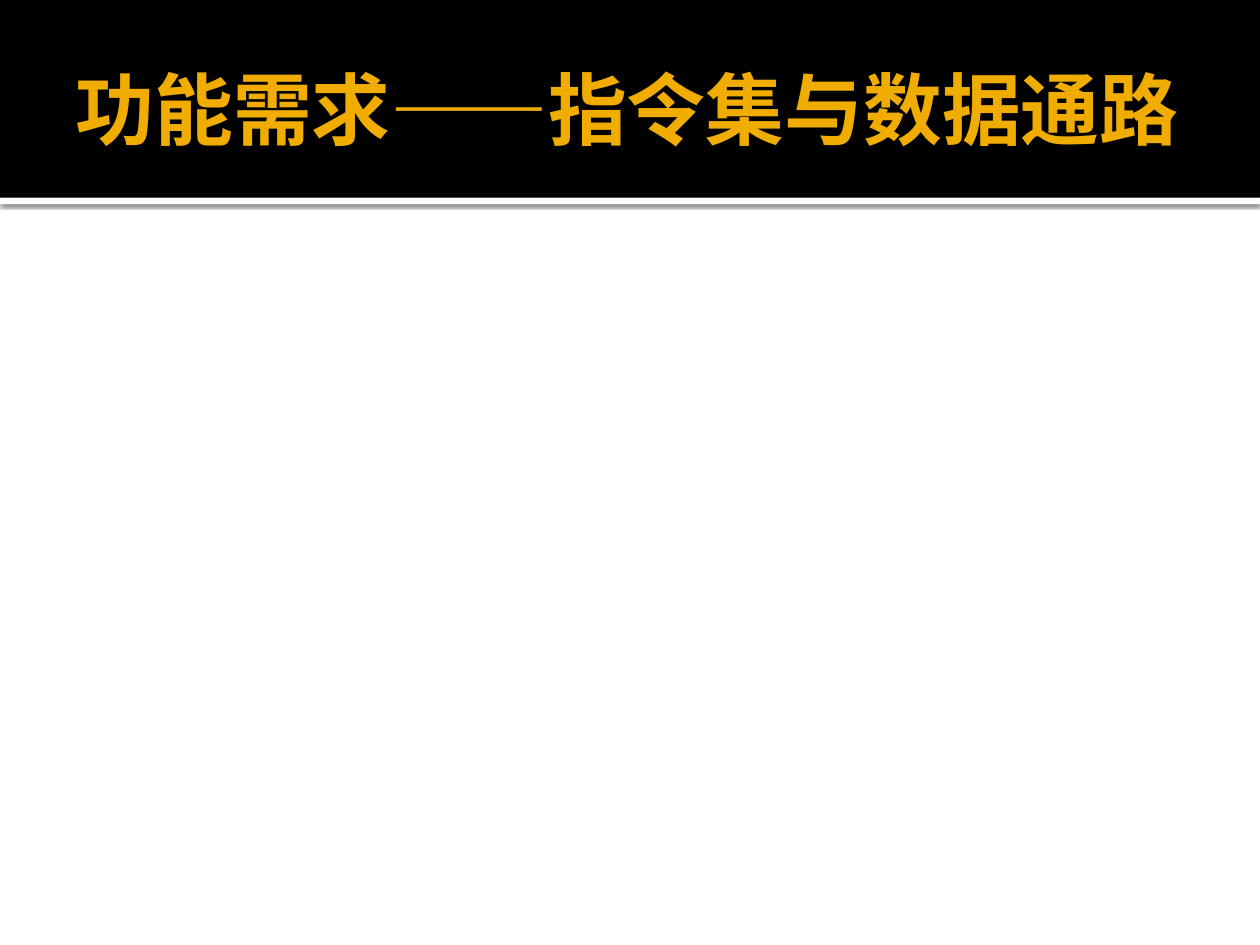
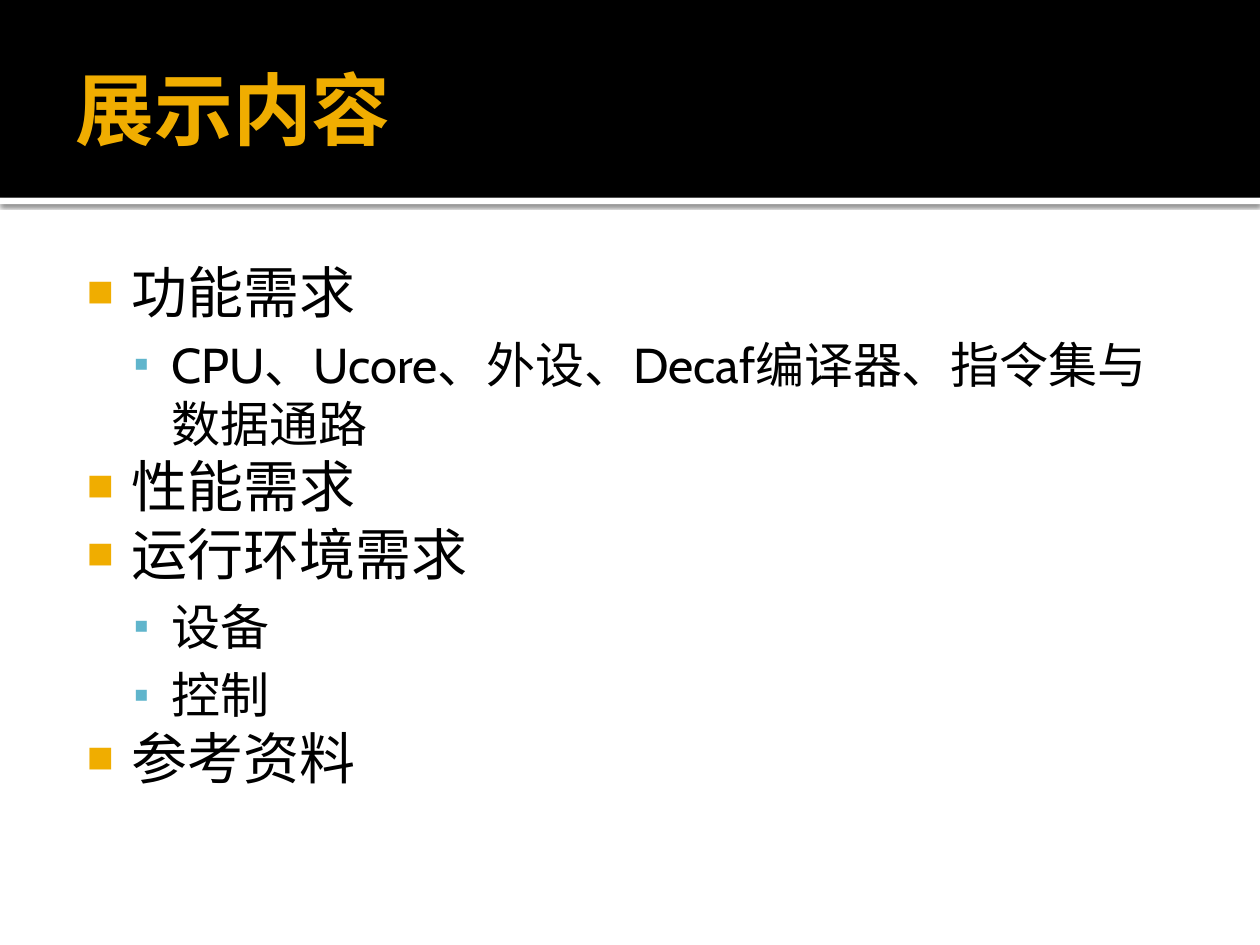
Before and after one commit to xwj95/Atom, a slide deck: slide 5 of report/requirement/32位MIPS综合实验项目需求分析.pptx (slide 22 before the commit). Drawn at 1260x945 pixels with LibreOffice and Linux fonts; fonts in the diff are those of the drawing. Boxes give left, top, right and bottom in pixels: in the first picture for what was removed or moved away, otherwise in the second. Text is boxed around its words. In the diff, an @@ line names an element or a change of style, - is before the commit and + after.

Commit message:
需求分析PPT第一稿

```diff
--- a/report/requirement/32位MIPS综合实验项目需求分析.pptx
+++ b/report/requirement/32位MIPS综合实验项目需求分析.pptx
@@ title at (76,71,391,147): text changed @@
-功能需求——指令集与数据通路
+展示内容
@@ text added at (131,266,1146,784), 28 pt, text #000000 @@
+■ 功能需求
+  ▪ CPU、Ucore、外设、Decaf编译器、指令集与数据通路
+■ 性能需求
+■ 运行环境需求
+  ▪ 设备
+  ▪ 控制
+■ 参考资料
```
Also in this commit, not shown: 20 other slides changed, 22 slides added, 1 slide removed.
